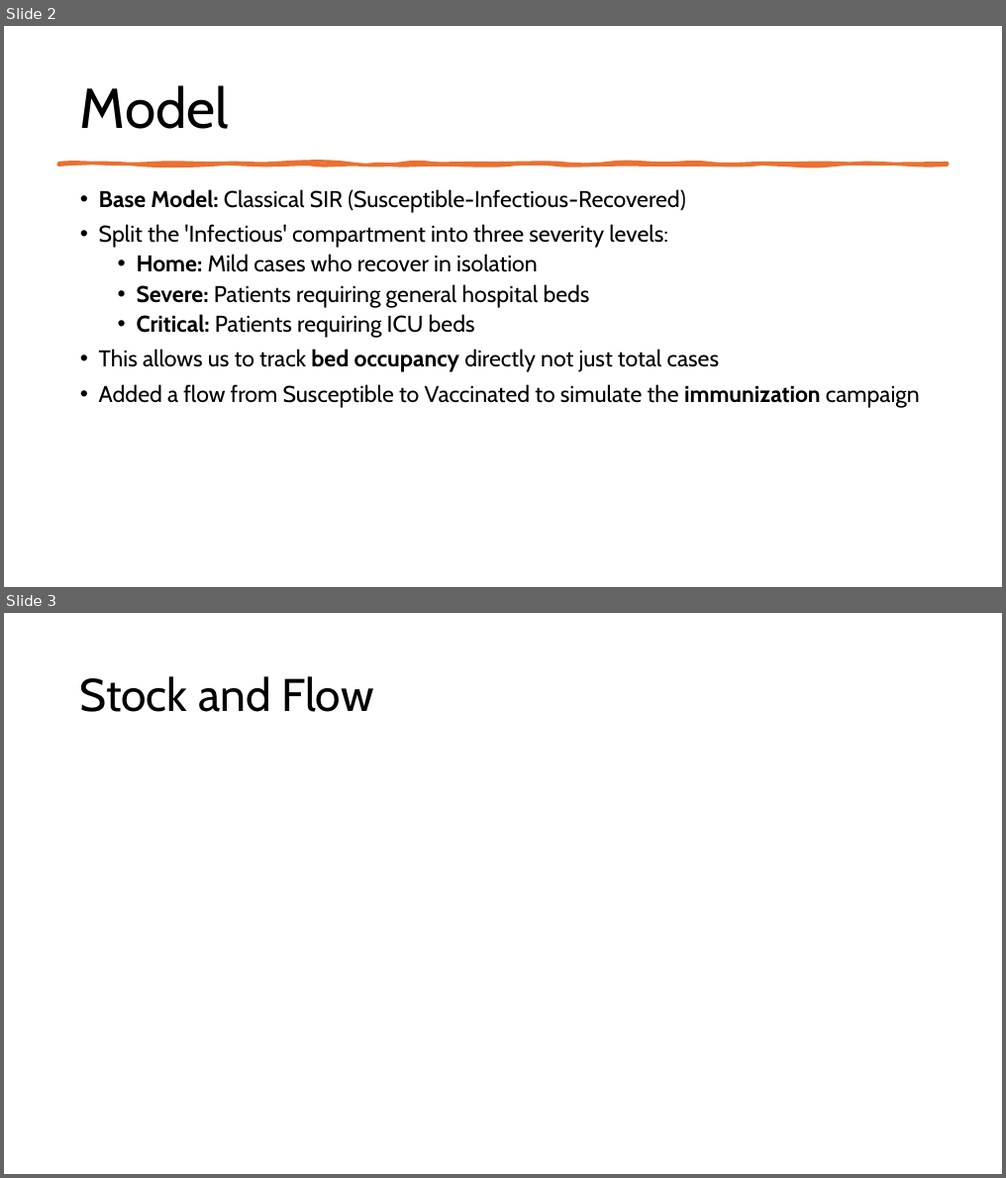
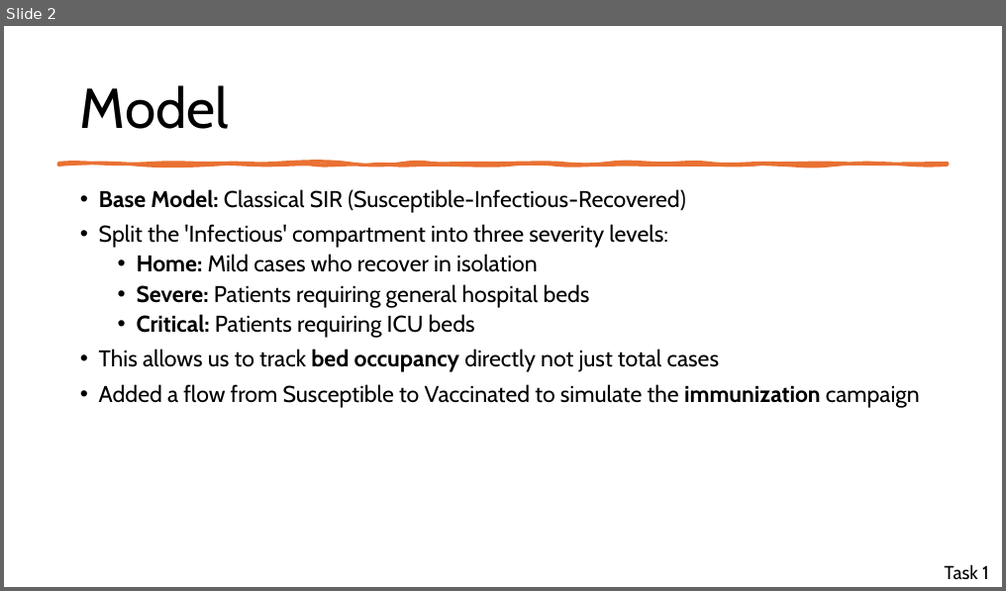
Before and after one commit to millas1/modsim, a slide deck: modsimpresentation.pptx. Shown one above the other, each under a label of ours: slides 2 and 3 before the commit, slide 2 after it. The pictures are 1006x1178 and 1006x591 pixels, drawn with LibreOffice and Linux fonts; fonts in the diff are those of the drawing. Boxes give left, top, right and bottom in pixels: in the first picture for what was removed or moved away, otherwise in the second. Text is boxed around its words. In the diff, an @@ line names an element or a change of style, - is before the commit and + after.

```diff
--- a/modsimpresentation.pptx
+++ b/modsimpresentation.pptx
@@ slide 3 removed at box(4, 613, 1002, 1174), background #FFFFFF @@
@@ title removed at box(80, 676, 374, 712) @@
-Stock and Flow
@@ slide 2 changed as well @@
@@ text added at box(944, 565, 989, 579), 18 pt, text #000000 @@
+Task 1
```
Also in this commit, not shown: 8 other slides changed, 8 slides added, 2 other slides removed.
